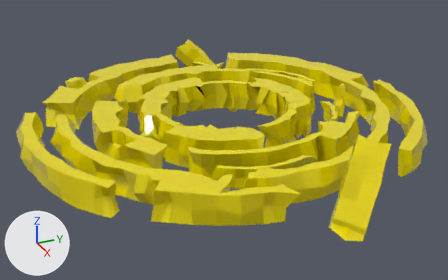
The FBX model Assets/@MyAssets/Maze/laberinto.fbx as it was, and as the next commit left it.
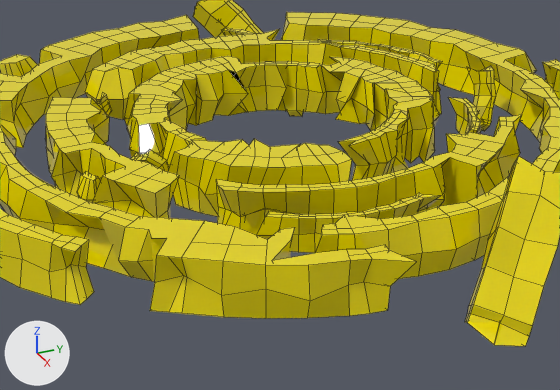
Each version appears first whole from a 50 mm lens placed at (67.5, -31.7, 32.0), pointed at (0.6, -1.6, -1.4), and next in a close-up on the part from 15% to 85% of the width and 16% to 95% of the height. Every picture has the same lights, and +X, +Y and +Z are marked at lower left. The close-ups show mesh edges as thin lines.
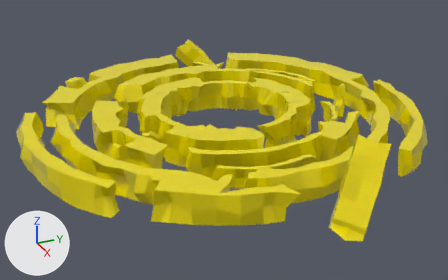
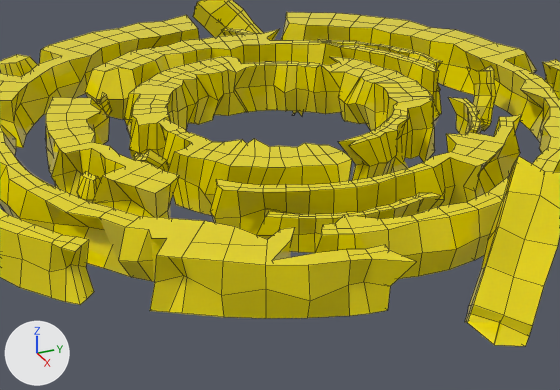
Changed parts and their boxes (x1, y1, x2, y2) in the close-ups (560 x 390 px; the box of a moved part takes in the faces that stretch with it):
'Cylinder.027', reshaped
    before: (124, 56, 440, 217)
    after: (124, 56, 440, 215)
part 1 of me_cylinder_013, moved or reshaped
    before: (92, 133, 482, 228)
    after: (92, 135, 482, 228)
part 2 of me_cylinder_028, cut back
    both: (124, 65, 427, 180)

Diff of the bpy script that builds the scene:
```diff
--- a/Assets/@MyAssets/Maze/laberinto.fbx.py
+++ b/Assets/@MyAssets/Maze/laberinto.fbx.py
@@ me_cylinder_013 @@
 me_cylinder_013.from_pydata(...)  # 962 vertices, 884 faces; spans x -1.55..1.49, y -1.61..1.47, z -1.29..1.21
 # used by ob_cylinder_017; location = (-0.08, -0.17, 1.3); rotation_euler = (0.0, 0.0, -3.142), in degrees (0, 0, -180); scale = (-11.3, -11.3, -1.91)
-me_cylinder_013.vertices[107].co = (1.39, 0.13, -0.58)  # pixel (423, 194)
-me_cylinder_013.vertices[109].co = (1.39, 0.08, 0.01)
-me_cylinder_013.vertices[409].co = (1.2, -0.31, 0.98)
-me_cylinder_013.vertices[423].co = (1.05, -0.77, 0.01)  # pixel (245, 215)
-me_cylinder_013.vertices[429].co = (0.93, -0.84, 0.01)  # pixel (225, 208)
-me_cylinder_013.vertices[430].co = (0.97, -0.82, 0.01)  # pixel (231, 211)
-me_cylinder_013.vertices[468].co = (1.02, 0.44, 0.01)
-me_cylinder_013.vertices[475].co = (1.38, 0.5, 0.01)  # pixel (477, 198)
-me_cylinder_013.vertices[532].co = (1.12, 0.48, 0.98)
-me_cylinder_013.vertices[533].co = (1.14, 0.45, 0.98)
-me_cylinder_013.vertices[564].co = (0.46, -1.27, 0.02)
-me_cylinder_013.vertices[576].co = (-0.03, -1.18, 0.01)
+# me_cylinder_013 part 1
+me_cylinder_013.vertices[107].co = (1.39, 0.18, -0.58)  # pixel (431, 192)
+me_cylinder_013.vertices[109].co = (1.41, 0.16, 0.01)
+me_cylinder_013.vertices[409].co = (1.17, -0.21, 0.98)
+me_cylinder_013.vertices[423].co = (0.95, -0.75, 0.01)
+me_cylinder_013.vertices[429].co = (0.92, -0.93, 0.01)  # pixel (210, 211)
+me_cylinder_013.vertices[430].co = (1.01, -0.93, 0.01)  # pixel (214, 218)
+me_cylinder_013.vertices[468].co = (1.18, 0.47, 0.01)  # pixel (454, 185)
+me_cylinder_013.vertices[475].co = (1.22, 0.51, 0.01)  # pixel (463, 186)
+me_cylinder_013.vertices[532].co = (1.14, 0.49, 0.98)
+me_cylinder_013.vertices[533].co = (1.14, 0.49, 0.98)
+me_cylinder_013.vertices[564].co = (0.51, -1.23, 0.02)
+me_cylinder_013.vertices[576].co = (-0.03, -1.31, 0.01)
 me_cylinder_013.materials.append(mat_material_002)
@@ me_cylinder_028 @@
 # used by ob_cylinder_027; location = (-0.08, -0.17, 1.3); rotation_euler = (0.0, 0.0, -3.142), in degrees (0, 0, -180); scale = (-11.3, -11.3, -1.91)
-me_cylinder_028.from_pydata(...)  # 656 vertices, 584 faces; spans x -1.08..1.08, y -1.14..1.0, z -1.14..1.81
+me_cylinder_028.from_pydata(...)  # 652 vertices, 580 faces; spans x -1.08..1.08, y -1.13..1.0, z -1.13..1.81
+# me_cylinder_028 part 2
+# 4 vertices are removed from x -0.85..0.08, y -0.9..0.37, z -1.0..1.78
+# 7 faces are deleted
+# 49 vertices move from x -0.81..0.74, y -1.14..0.67, z -1.14..1.03 to x -0.81..0.75, y -1.12..0.67, z -1.06..1.03
+# 3 new faces join them
 me_cylinder_028.materials.append(mat_material_002)
```
